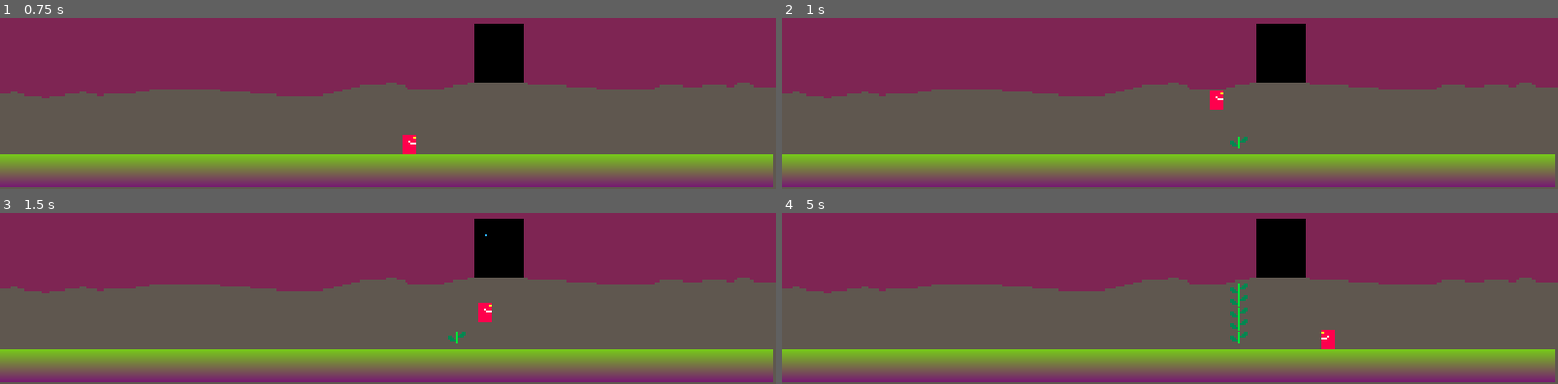
Above: before the commit, frames 1-4 (two rows, left to right).
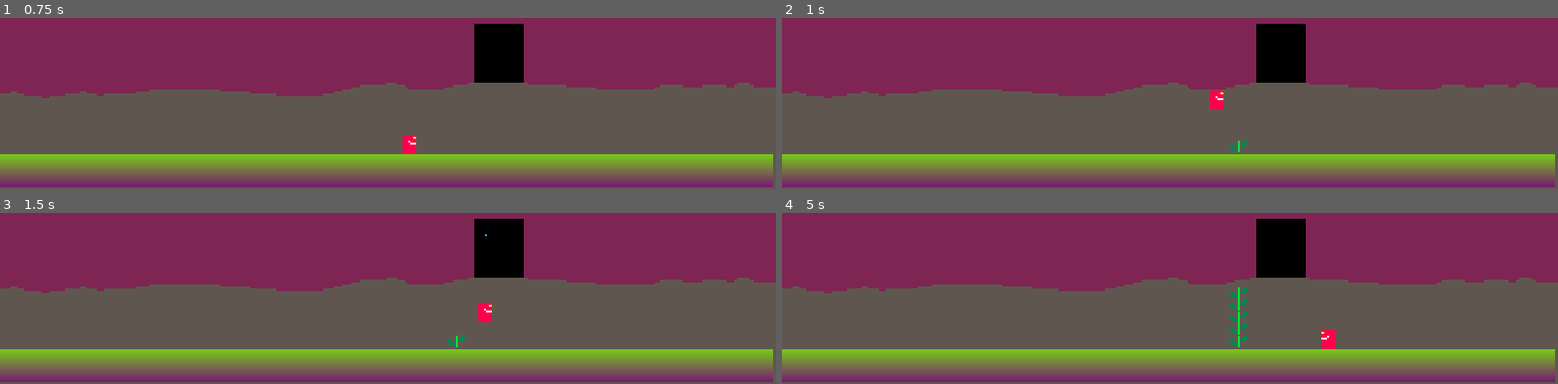
Above: after the commit, the same moments.

Repository: razzius/oxygen-farm
Game: Godot game, scene res://main.tscn
The game is run twice, just before and just after one commit, with the same random seed, the same clock (stepped at 60 frames per second) and the same inputs. The engine's default icon, where the game draws it, is replaced by a stand-in: a white triangle on a blue panel in a dark square.
Inputs:
- Up to frame 1 (0.75 s): tap Enter at 0.5 s; hold D (right) from 0.53 s (still down); tap Space (cut) at 0.6 s
- Up to frame 2 (1 s): keep holding D (right); tap W (up) at 0.77, 0.8 s
- Up to frame 3 (1.5 s): keep holding D (right); tap W (up) at 1.07, 1.35 s
- Up to frame 4 (5 s): tap W (up) at 1.52, 1.82, 2.3, 3.02, 3.32, 3.77, 3.8, 4.07, 4.35, 4.52, 4.82 s; tap Space (cut) at 1.55, 2.1, 3.05, 3.6, 4.55 s; release D (right) at 2.03 s; hold Left (left) 2.03-2.78 s; hold D (right) 2.78-4.28 s; tap Shift (shift) at 2.85 s; hold Left (left) from 4.28 s (still down)

Frame 1 is identical in both runs. In frame 2, less than 0.1% of the frame differs, in the area x 57-60%, y 69-79%; in frame 3, less than 0.1%; in frame 4, 0.4%, in the area x 57-60%, y 41-79%.

Commit message:
make plant an Area2D

Diff:
--- a/scenes/plant/plant.gd
+++ b/scenes/plant/plant.gd
@@ -1,4 +1,4 @@
-extends Node2D
+extends PlantNode
 
 class_name Plant
 
@@ -6,19 +6,19 @@
 @onready var grow_timer: Timer = $GrowTimer
 @export var node_scale: Vector2 = Vector2(1, 1)
 
-var _root: PlantNode
-
 func _ready():
-	_root = PlantNode.new()
-	_root.position = Vector2(50, 0)
-	add_child(_root)
+	var x_pos = 50
+	var y_pos = PLANT_SIZE.y / 2
+	position = Vector2(x_pos, y_pos)
+	SignalManager.on_plant_cut.connect(on_plant_cut)
+	SignalManager.on_plant_node_cut.connect(on_plant_node_cut)
 
 
 func should_grow() -> bool:
 	return true
 	# return randi() % 2 == 0
 func grow() -> void:
-	var leaves = _root.get_leaves()
+	var leaves = get_leaves()
 	for leaf in leaves:
 		# var should_grow_left = should_grow()
 		# var should_grow_right = should_grow()
@@ -36,7 +36,7 @@
 		call_deferred("scale_node", new_node)
 		source[dir_info.key] = new_node
 		if (dir == PlantNode.Direction.UP):
-			_root.add_child(new_node)
+			add_child(new_node)
 		else:
 			source.add_child(new_node)
 
@@ -47,8 +47,18 @@
 
 func _on_grow_timer_timeout() -> void:
 	grow()
-	print("root", _root)
-	print("root.leaves", _root.get_leaves())
+	print("root", self)
+	print("root.leaves", get_leaves())
 
 func get_timer() -> Timer:
 	return grow_timer
+
+
+# TODO: move this logic elsewhere?
+func on_plant_cut(_plant: Plant) -> void:
+	print("plant cut")
+	# plant.queue_free()
+
+func on_plant_node_cut(_plant_node: PlantNode) -> void:
+	print("plant node cut")
+	# plant_node.queue_free()
--- a/scenes/plant/plant.tscn
+++ b/scenes/plant/plant.tscn
@@ -1,12 +1,18 @@
-[gd_scene load_steps=2 format=3 uid="uid://dfmwi20j1detr"]
+[gd_scene load_steps=3 format=3 uid="uid://dfmwi20j1detr"]
 
 [ext_resource type="Script" path="res://scenes/plant/plant.gd" id="1_0afwo"]
 
-[node name="Plant" type="Node2D"]
+[sub_resource type="RectangleShape2D" id="RectangleShape2D_sdx2b"]
+size = Vector2(11, 6)
+
+[node name="Plant" type="Area2D"]
 script = ExtResource("1_0afwo")
 node_scale = Vector2(3, 3)
 
 [node name="GrowTimer" type="Timer" parent="."]
 autostart = true
 
+[node name="CollisionShape2D" type="CollisionShape2D" parent="."]
+shape = SubResource("RectangleShape2D_sdx2b")
+
 [connection signal="timeout" from="GrowTimer" to="." method="_on_grow_timer_timeout"]
